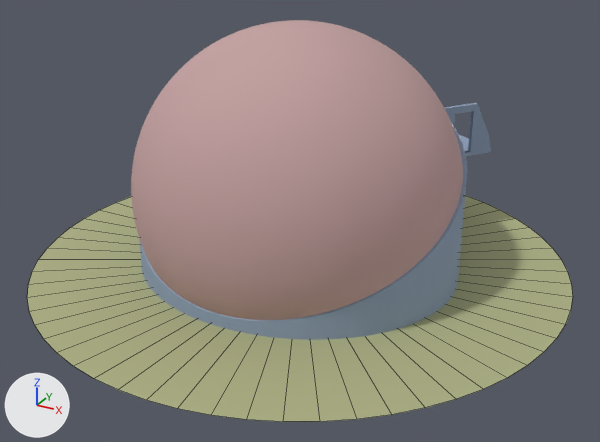
Before and after pictures for a commit that changed the glTF model assets/models/wisdome.glb.
Rendered twice from a 50 mm camera at (17.3, -32.1, 17.7) aimed at (0.6, -1.8, 2.6). The lights are fixed; the arrows at lower left show +X, +Y and +Z. Mesh edges are drawn as thin lines on the coarser meshes. Where no turn or scale is listed for an object, it has been applied to the vertices.

In view in the first picture: 'Floor', 'Main_Structure', 'Screen'.
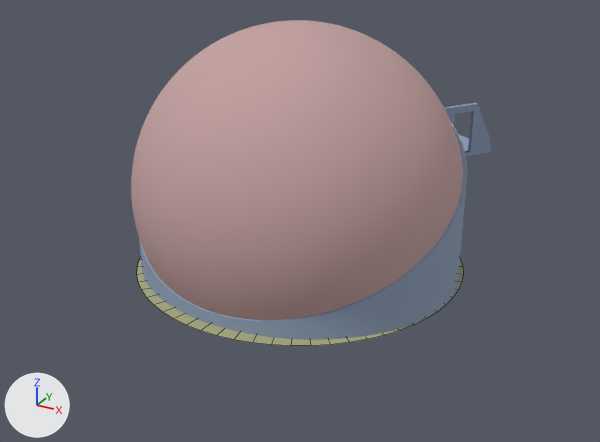
Boxes (x1, y1, x2, y2) around the edits, measured in the pictures (600 x 442 px):
'Floor', rescaled: before (27, 195, 573, 422); after (137, 257, 463, 346)

The change in detail:
Object 'Floor' (ob_floor) is rescaled from (0.01, 0.01, 0.01) to (0.00614, 0.01, 0.00614).
